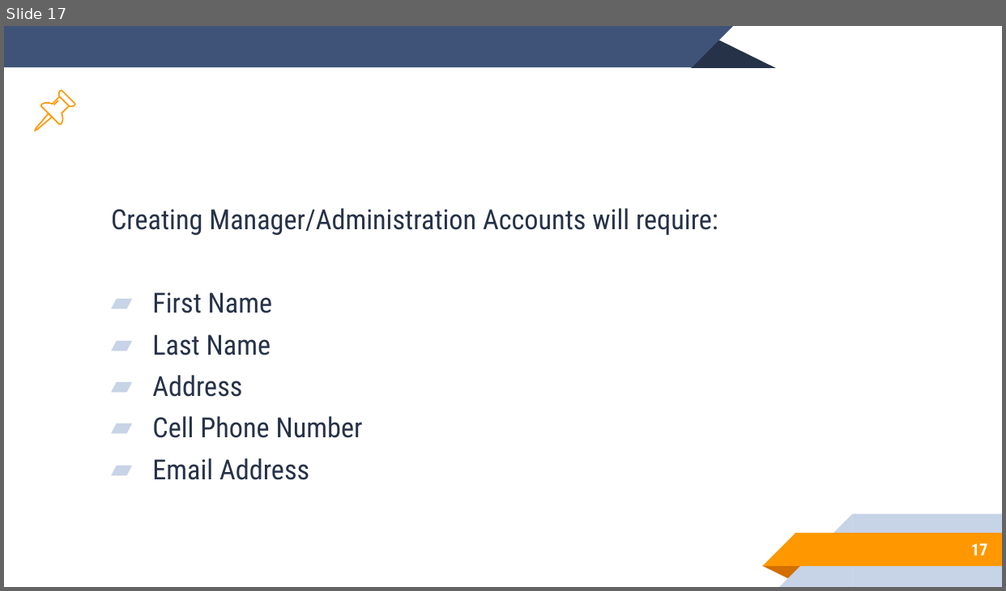
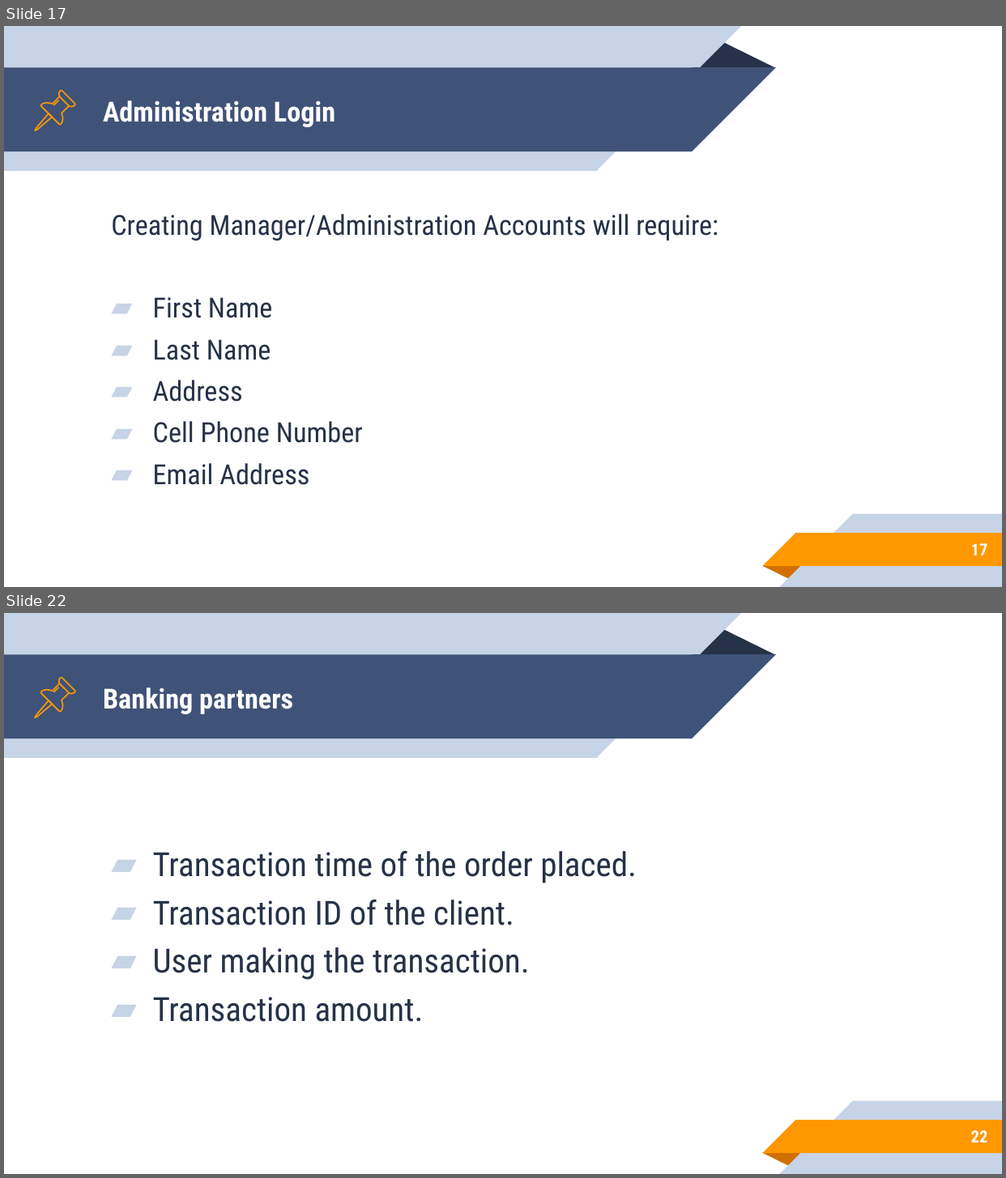
Before and after one commit to nsuspring2019cse299sec8/Group4, a slide deck: group4.pptx. Shown one above the other, each under a label of ours: slide 17 before the commit, slides 17 and 22 after it; the slides between them are not shown. The pictures are 1006x591 and 1006x1178 pixels, drawn with LibreOffice and Linux fonts; fonts in the diff are those of the drawing. Boxes give left, top, right and bottom in pixels: in the first picture for what was removed or moved away, otherwise in the second. Text is boxed around its words. In the diff, an @@ line names an element or a change of style, - is before the commit and + after.

```diff
--- a/group4.pptx
+++ b/group4.pptx
@@ slide 22 added at (4, 613, 1002, 1174), background #FFFFFF; not listed: 10 template elements that a slide beside it also shows @@
@@ group added at (35, 678, 74, 717): 4 freeform shapes @@
@@ title added at (103, 688, 293, 714), 20 pt, text #FFFFFF, bold @@
+Banking partners
@@ text added at (153, 850, 637, 1022), 24 pt, text #263248 @@
+▰ Transaction time of the order placed.
+▰ Transaction ID of the client.
+▰ User making the transaction.
+▰ Transaction amount.
@@ page number added at (971, 1131, 988, 1143), 12 pt, text #FFFFFF, bold @@
+22
@@ slide 17 changed as well @@
@@ rectangle added at (4, 26, 597, 171), fill #C7D3E6 @@
@@ right triangle added at (597, 26, 741, 171), fill #C7D3E6 @@
@@ rectangle at (4, 68, 692, 152): mirrored; rotation 0 to 180 degrees @@
@@ right triangle at (692, 68, 775, 152): mirrored; rotation 0 to 180 degrees @@
@@ outline redrawn in 3 elements at (35, 113, 52, 130), (59, 91, 74, 107), (41, 96, 69, 125) @@
@@ title added at (103, 101, 335, 127), 20 pt, text #FFFFFF, bold @@
+Administration Login
@@ text "Creating Manager/Administration Accounts will require:": place and size @@
-text "Creating Manager/Administration Accounts will require:" at (111, 208, 718, 480)
+text "Creating Manager/Administration Accounts will require:" at (111, 214, 718, 485)
```
Also in this commit, not shown: 16 other slides changed, 8 other slides added.
